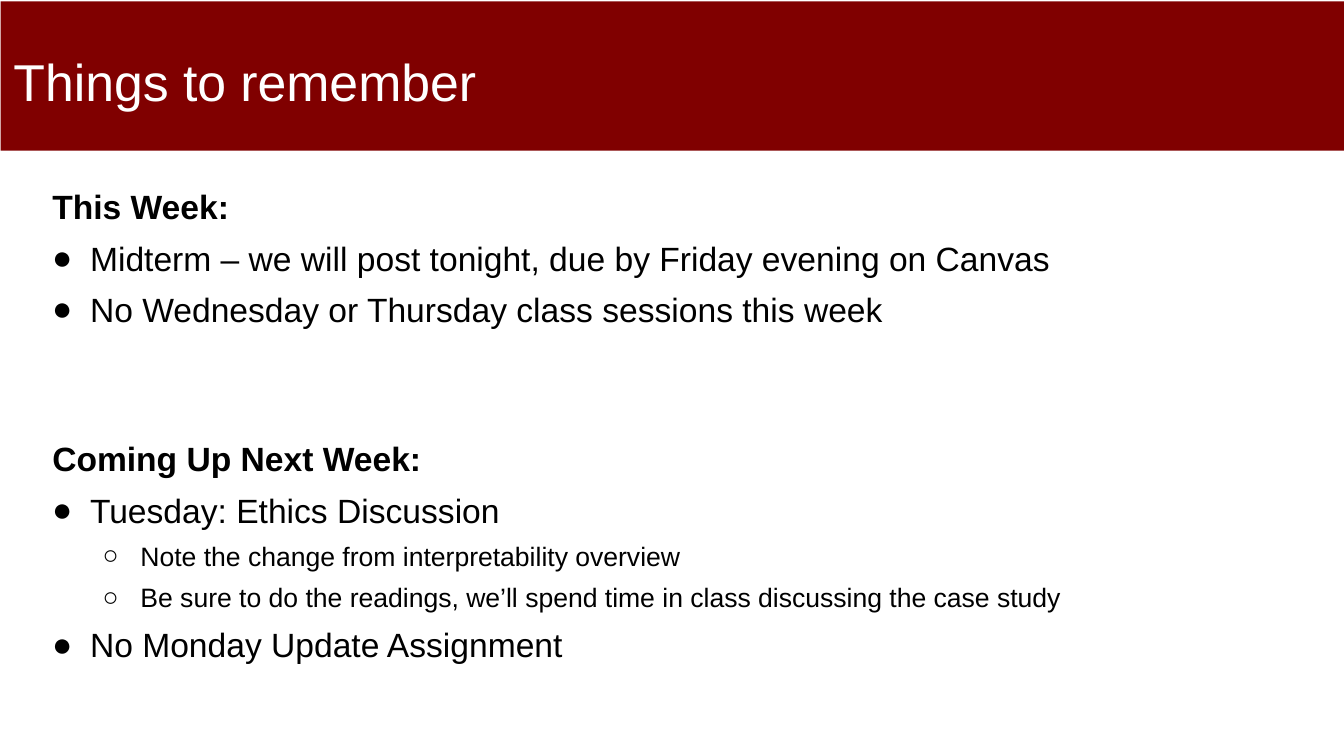
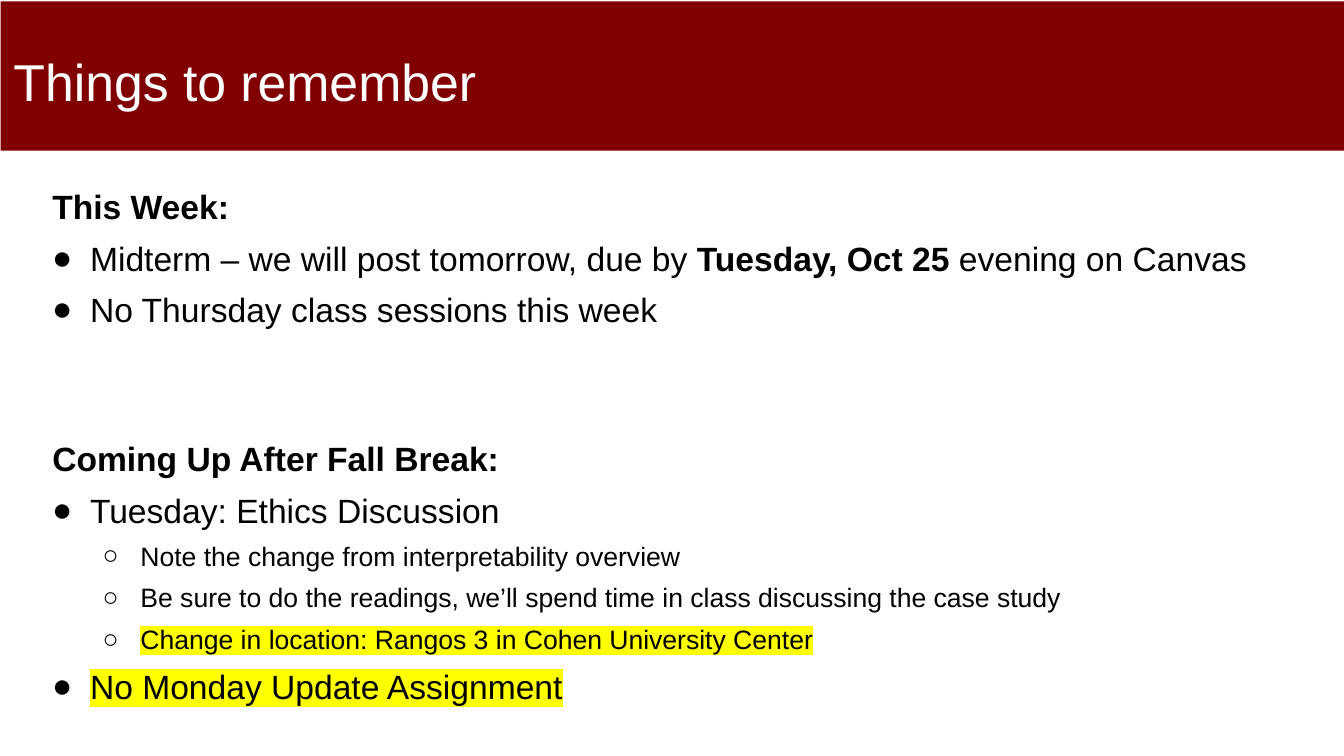
Before and after one commit to dssg/MLinPractice, a slide deck: slide 20 of Lectures/Lecture11-Module1Review.pptx (slide 24 before the commit). Drawn at 1344x756 pixels with LibreOffice and Linux fonts; fonts in the diff are those of the drawing. Boxes give left, top, right and bottom in pixels: in the first picture for what was removed or moved away, otherwise in the second. Text is boxed around its words. In the diff, an @@ line names an element or a change of style, - is before the commit and + after.

```diff
--- a/Lectures/Lecture11-Module1Review.pptx
+++ b/Lectures/Lecture11-Module1Review.pptx
@@ text at <box>52,246,1247,478</box>: text changed @@
-● Midterm – we will post tonight, due by Friday evening on Canvas
-● No Wednesday or Thursday class sessions this week
-Coming Up Next Week:
+● Midterm – we will post tomorrow, due by Tuesday, Oct 25 evening on Canvas
+● No Thursday class sessions this week
+Coming Up After Fall Break:
@@ text at <box>140,629,813,655</box>: paragraph added @@
+  ○ Change in location: Rangos 3 in Cohen University Center
@@ text at <box>90,674,562,706</box>: highlight none to #FFFF00 in "No Monday Update Assignment" @@
```
Also in this commit, not shown: 2 other slides changed, 4 slides removed.
